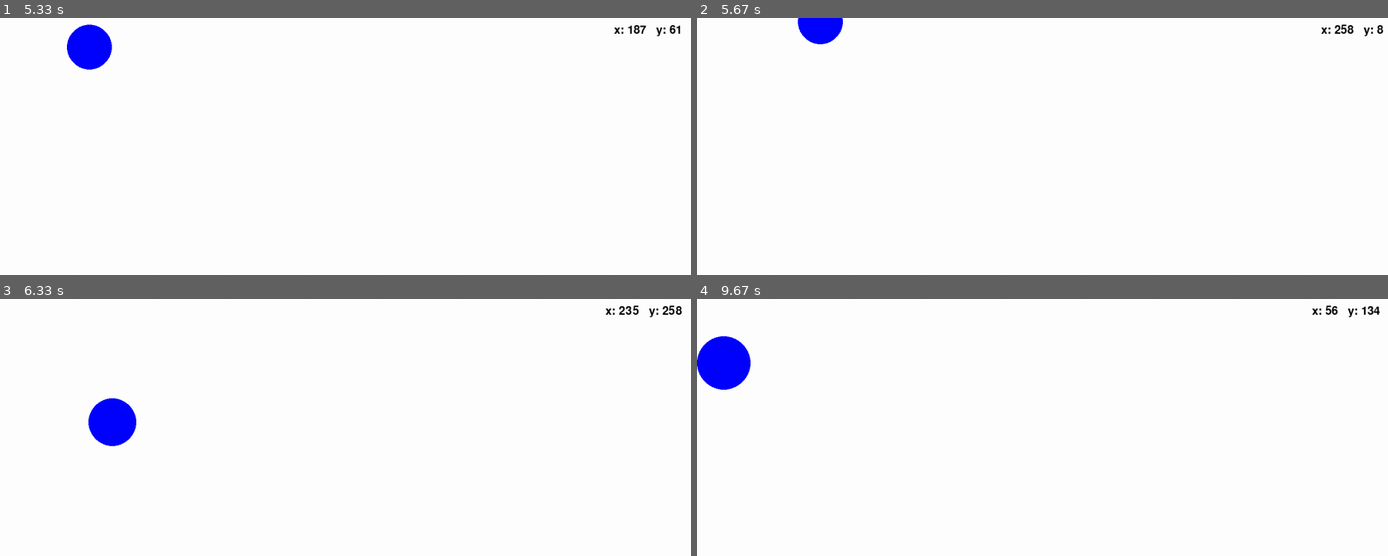
Above: before the commit, frames 1-4 (two rows, left to right).
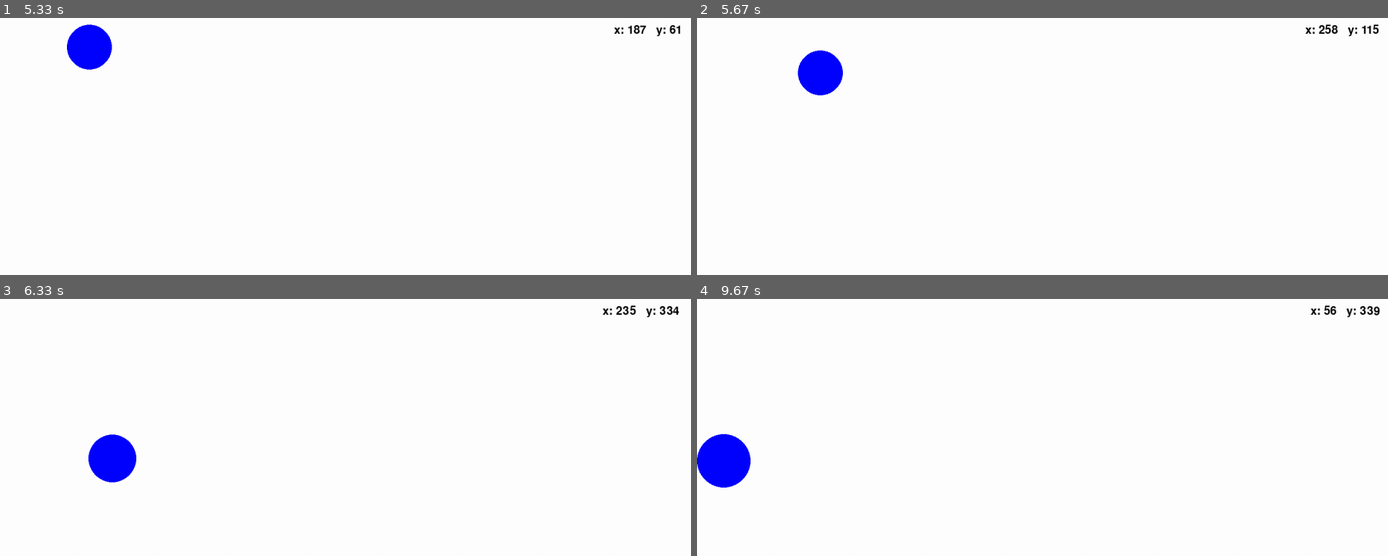
Above: after the commit, the same moments.

Repository: ColorLime90/intro_programmering
Game: pygame game, started from mastergame.py
Two runs of this game, one before a commit and one after it. Both use one fixed random seed, a clock stepped at 60 frames per second and the inputs below.
Inputs:
- Up to frame 1 (5.33 s): hold W 0.33-0.8 s; hold Right 0.33-0.8 s; tap A at 0.83 s; hold Q 1.17-1.63 s; hold Right 1.17-1.63 s; hold Right 1.67-2.13 s; tap E at 1.82, 3.15, 4.48 s; hold Up 2.17-2.47 s; hold Right 2.5-2.97 s; hold Left 3-3.53 s; hold Down 3.57-3.87 s; hold Left 3.9-4.3 s; hold Up 4.33-4.7 s; hold Right from 4.73 s (still down)
- Up to frame 2 (5.67 s): release Right at 5.37 s; hold Down from 5.4 s (still down)
- Up to frame 3 (6.33 s): release Down at 5.77 s; hold Left 5.8-6.27 s; tap E at 5.95 s; hold Right from 6.3 s (still down)
- Up to frame 4 (9.67 s): release Right at 6.77 s; hold Up 6.8-7.1 s; hold Right 7.13-7.6 s; tap E at 7.28, 8.68 s; hold Left 7.63-8.17 s; hold Down 8.2-8.5 s; hold Left 8.53-8.93 s; hold Up 8.97-9.33 s; hold Right from 9.37 s (still down)

Frame 1 is identical in both runs. In frame 2, 1.7% of the frame differs, in the area x 14-100%, y 0-31%; in frame 3, 2.0%; in frame 4, 2.8%, in the area x 0-99%, y 2-74%.

Commit message:
Färdig studsfunktion

Diff:
--- a/mastergame.py
+++ b/mastergame.py
@@ -140,31 +140,30 @@
 
     y_speed + 0.1
 
-    if x <= ball.radius or x >= screen_width - ball.radius:
-        x_speed = x_speed * -1
-
-    '''
-    if y <= ball.radius:
-        y_speed = y_speed * -1
-    if y >= screen_height - ball.radius:
-        y_speed = y_speed * 0.8
-        y_speed = y_speed * -1
-    '''
+    if x + x_speed > screen_width - ball.radius:
+        x = screen_width - ball.radius
+        x_speed *= -1
+        print("studs höger")
+
+    if  x + x_speed < 0 + ball.radius:
+        x = 0 + ball.radius
+        x_speed *= -1
+        print("studs vänster")
 
     x += x_speed
-    y += y_speed
-
-    if y + ball.radius >= screen_height:
+
+
+    if y + y_speed > screen_height - ball.radius:
         y = screen_height - ball.radius
         y_speed *= -1
         print("studs nere")
 
-    if screen_height - ball.radius <= y:
-        y = ball.radius
+    if  y + y_speed < 0 + ball.radius:
+        y = 0 + ball.radius
         y_speed *= -1
         print("studs uppe")
 
-
+    y += y_speed
 
 
     # Textwindows
